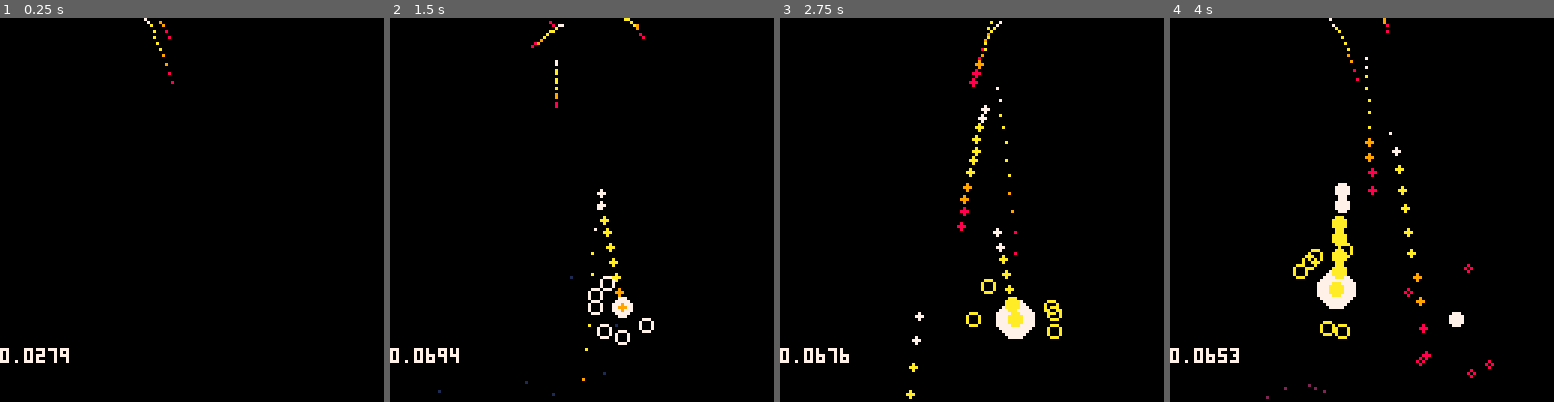
Above: before the commit, frames 1-4 (left to right).
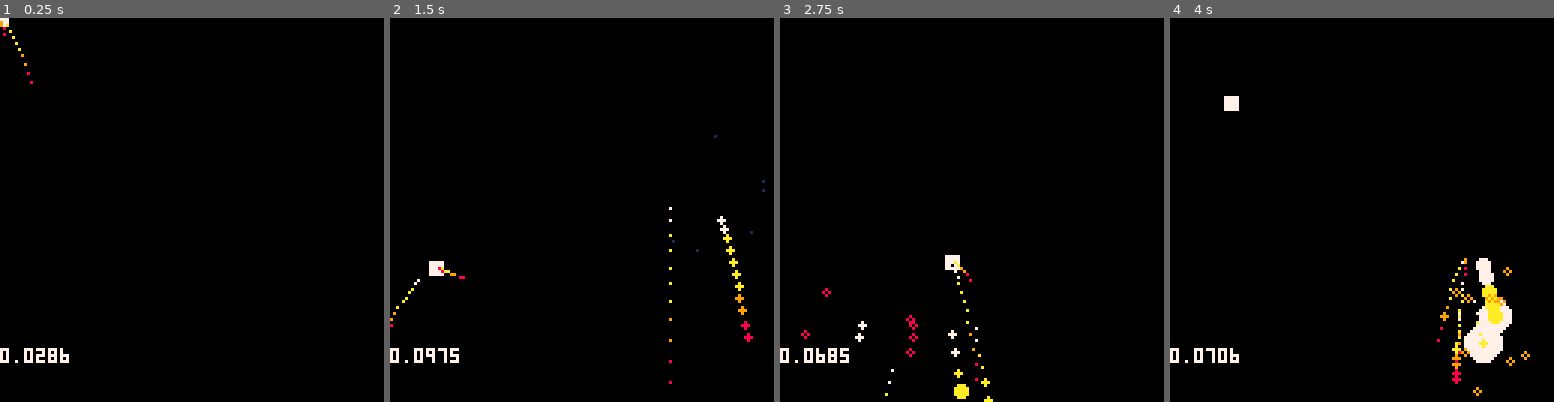
Above: after the commit, the same moments.

Repository: wesen/carts
Game: PICO-8 cartridge tests/particle-layer/particle-layer.p8
The game is run twice, just before and just after one commit, with the same random seed, the same clock (stepped at 60 frames per second) and the same inputs.
Inputs (mouse positions are in pixels of both pictures, inside the frame that each line leads up to):
- Up to frame 1 (0.25 s): no input
- Up to frame 2 (1.5 s): click (670, 121) at 0.67 s; click (436, 267) at 1.22 s
- Up to frame 3 (2.75 s): click (887, 114) at 1.77 s; click (952, 259) at 2.32 s
- Up to frame 4 (4 s): click (1404, 106) at 2.87 s; click (1465, 256) at 3.42 s; click (1231, 102) at 3.97 s

The runs differ from the first frame. In frame 1, 0.3% of the frame differs, in the area x 0-46%, y 0-90%; in frame 2, 1.9%; in frame 3, 2.8%; in frame 4, 5.2%, in the area x 9-94%, y 0-100%.

Commit message:
Add target position for layer

Diff:
--- a/tests/particle-layer/layer.lua
+++ b/tests/particle-layer/layer.lua
@@ -1,4 +1,5 @@
 cls_layer=class(function(self)
+ self.target=nil
  self.particles={}
  self.emit_interval=.2
  self.t=0
@@ -32,8 +33,21 @@
 end)
 
 function cls_layer:emit(x,y)
- if (x==nil) x=self.x
- if (y==nil) y=self.y
+ if x==nil then
+  if self.target!=nil then
+   x=self.target.x
+  else
+   x=self.x
+  end
+ end
+ if y==nil then
+  if self.target!=nil then
+   y=self.target.y
+  else
+   y=self.y
+  end
+ end
+
  local angle=self.min_angle+rnd(self.max_angle-self.min_angle)
  local spd_x=cos(angle)*self.default_speed_x+mrnd(self.speed_jitter_x)
  local spd_y=sin(angle)*self.default_speed_y+mrnd(self.speed_jitter_y)
--- a/tests/particle-layer/particle-layer.lua
+++ b/tests/particle-layer/particle-layer.lua
@@ -21,7 +21,12 @@
 
 layers={}
 
+mouse_pos={x=0,y=0}
+
 function _init()
+
+ poke(0x5f2d,1)
+
  local layer
 
  local blast_layer=cls_layer.init()
@@ -47,7 +52,7 @@
  layer.col=nil
  layer.cols={8,9,10,10,7}
  layer.min_angle=-0.5
- layer.x_jitter=20
+ -- layer.x_jitter=20
  layer.max_angle=0
  layer.default_weight=2
  layer.weight_jitter=2
@@ -82,11 +87,16 @@
    local _p=dust_layer:emit(p.x,p.y)
   end
  end
+
+ layer.target=mouse_pos
 end
 
 function _update60()
  dt=time()-lasttime
  lasttime=time()
+
+ mouse_pos.x=stat(32)
+ mouse_pos.y=stat(33)
 
  for p in all(layers) do
   p:update()
@@ -97,6 +107,7 @@
  frame+=1
 
  cls()
+ rectfill(mouse_pos.x-2,mouse_pos.y-2,mouse_pos.x+2,mouse_pos.y+2,7)
  for p in all(layers) do
   p:draw()
  end
--- a/tests/particle-layer/particle-layer.p8
+++ b/tests/particle-layer/particle-layer.p8
@@ -110,6 +110,7 @@
 
 -->8
 cls_layer=class(function(self)
+ self.target=nil
  self.particles={}
  self.emit_interval=.2
  self.t=0
@@ -143,8 +144,21 @@
 end)
 
 function cls_layer:emit(x,y)
- if (x==nil) x=self.x
- if (y==nil) y=self.y
+ if x==nil then
+  if self.target!=nil then
+   x=self.target.x
+  else
+   x=self.x
+  end
+ end
+ if y==nil then
+  if self.target!=nil then
+   y=self.target.y
+  else
+   y=self.y
+  end
+ end
+
  local angle=self.min_angle+rnd(self.max_angle-self.min_angle)
  local spd_x=cos(angle)*self.default_speed_x+mrnd(self.speed_jitter_x)
  local spd_y=sin(angle)*self.default_speed_y+mrnd(self.speed_jitter_y)
@@ -249,7 +263,12 @@
 
 layers={}
 
+mouse_pos={x=0,y=0}
+
 function _init()
+
+ poke(0x5f2d,1)
+
  local layer
 
  local blast_layer=cls_layer.init()
@@ -275,7 +294,7 @@
  layer.col=nil
  layer.cols={8,9,10,10,7}
  layer.min_angle=-0.5
- layer.x_jitter=20
+ -- layer.x_jitter=20
  layer.max_angle=0
  layer.default_weight=2
  layer.weight_jitter=2
@@ -310,12 +329,17 @@
    local _p=dust_layer:emit(p.x,p.y)
   end
  end
+
+ layer.target=mouse_pos
 end
 
 function _update60()
  dt=time()-lasttime
  lasttime=time()
 
+ mouse_pos.x=stat(32)
+ mouse_pos.y=stat(33)
+
  for p in all(layers) do
   p:update()
  end
@@ -325,6 +349,7 @@
  frame+=1
 
  cls()
+ rectfill(mouse_pos.x-2,mouse_pos.y-2,mouse_pos.x+2,mouse_pos.y+2,7)
  for p in all(layers) do
   p:draw()
  end
